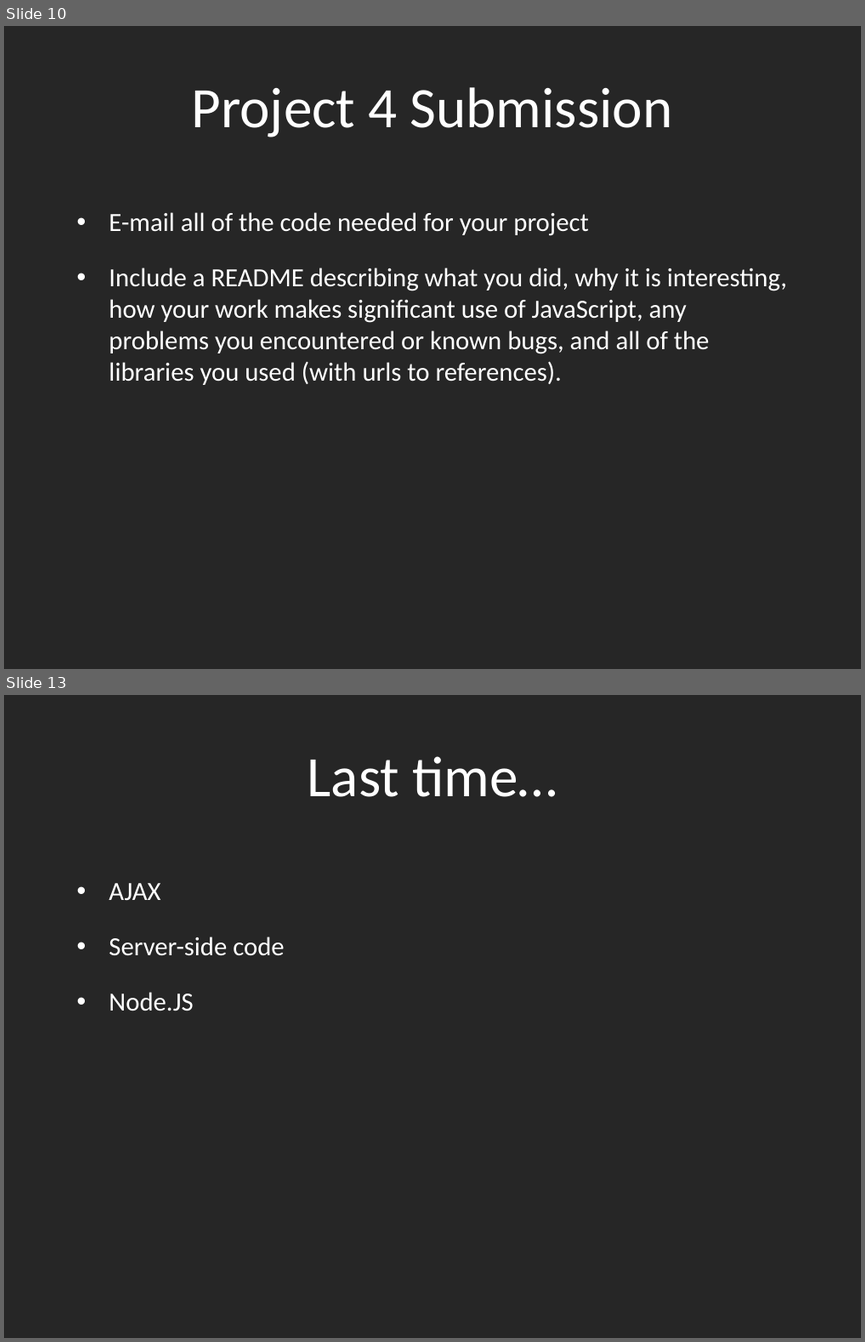
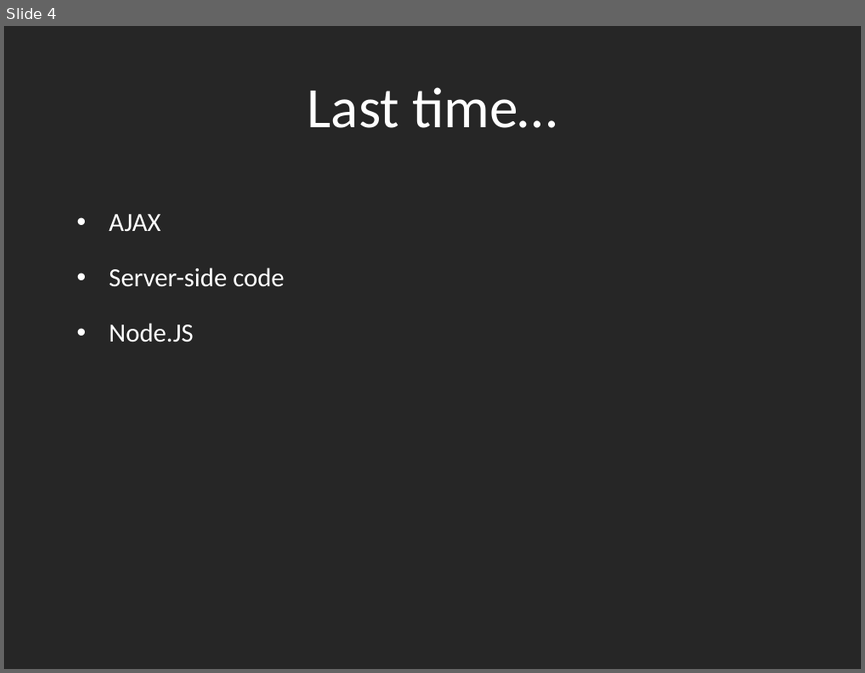
Before and after one commit to dantasse/ssuiweb2014, a slide deck: week09/week09.pptx. Shown one above the other, each under a label of ours: slides 10 and 13 before the commit, slide 4 after it; the slides between them are not shown. The pictures are 865x1342 and 865x673 pixels, drawn with LibreOffice and Linux fonts; fonts in the diff are those of the drawing. Boxes give left, top, right and bottom in pixels: in the first picture for what was removed or moved away, otherwise in the second. Text is boxed around its words. In the diff, an @@ line names an element or a change of style, - is before the commit and + after.

```diff
--- a/week09/week09.pptx
+++ b/week09/week09.pptx
@@ slide 10 removed at bbox=[4, 26, 861, 669], background #262626 @@
@@ title removed at bbox=[192, 87, 673, 137] @@
-Project 4 Submission
@@ text removed at bbox=[109, 212, 787, 385] @@
-• E-mail all of the code needed for your project
-• Include a README describing what you did, why it is interesting, how your work makes significant use of JavaScript, any problems you encountered or known bugs, and all of the libraries you used (with urls to references).
@@ what was slide 13 is now slide 4 @@
```
Also in this commit, not shown: 3 slides changed, 32 slides added, 8 other slides removed.
